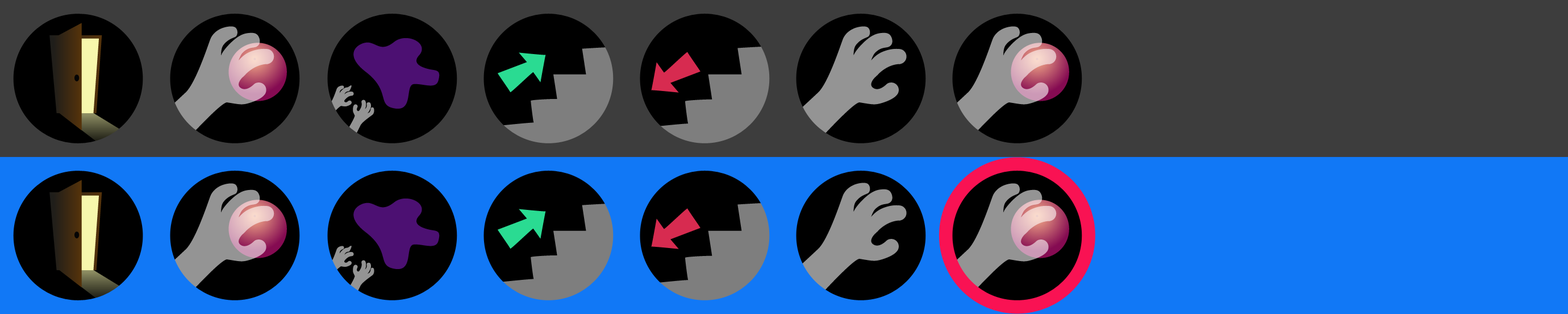
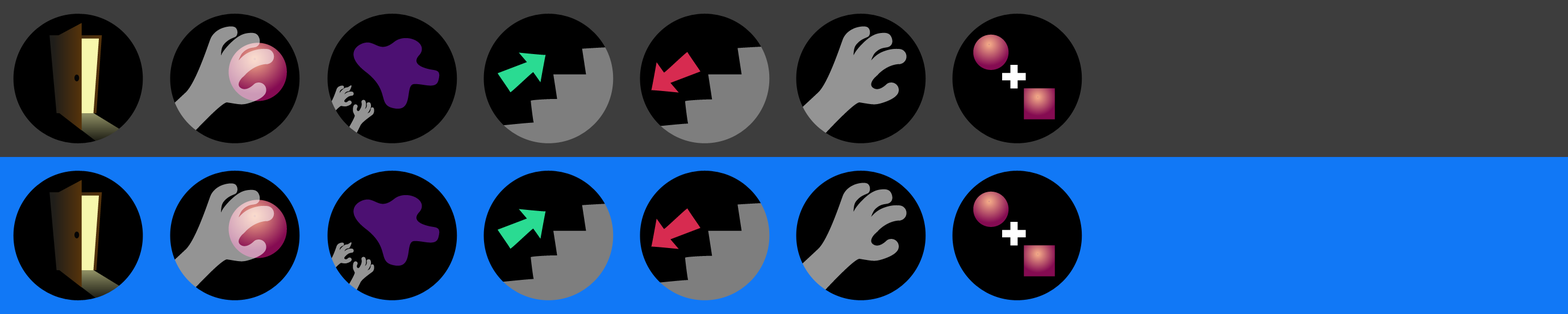
Comparing the layer stacks of the two 1568x314 images. Changes:
renamed "Vektor-Smart-Objekt" to "Vektor-Smart-Objekt Kopie 10", painted on it over bbox(943, 182, 1070, 298)
hid "Form 1" (1st of 13, in "take Kopie 5" › "aktiv") over bbox(938, 156, 1096, 314)
renamed "Vektor-Smart-Objekt" to "Vektor-Smart-Objekt Kopie 6", painted on it over bbox(956, 26, 1070, 131)
painted on "Vektor-Smart-Objekt Kopie 2" over bbox(331, 194, 440, 291)
